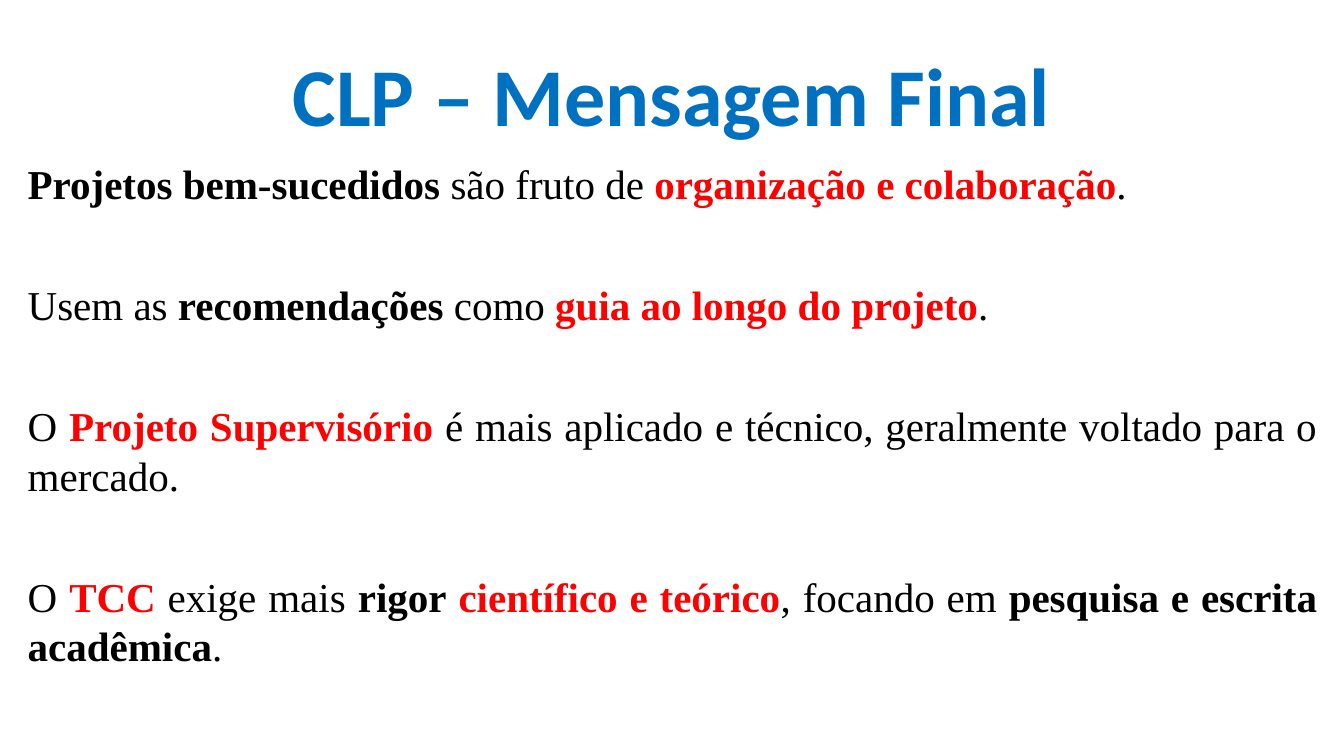
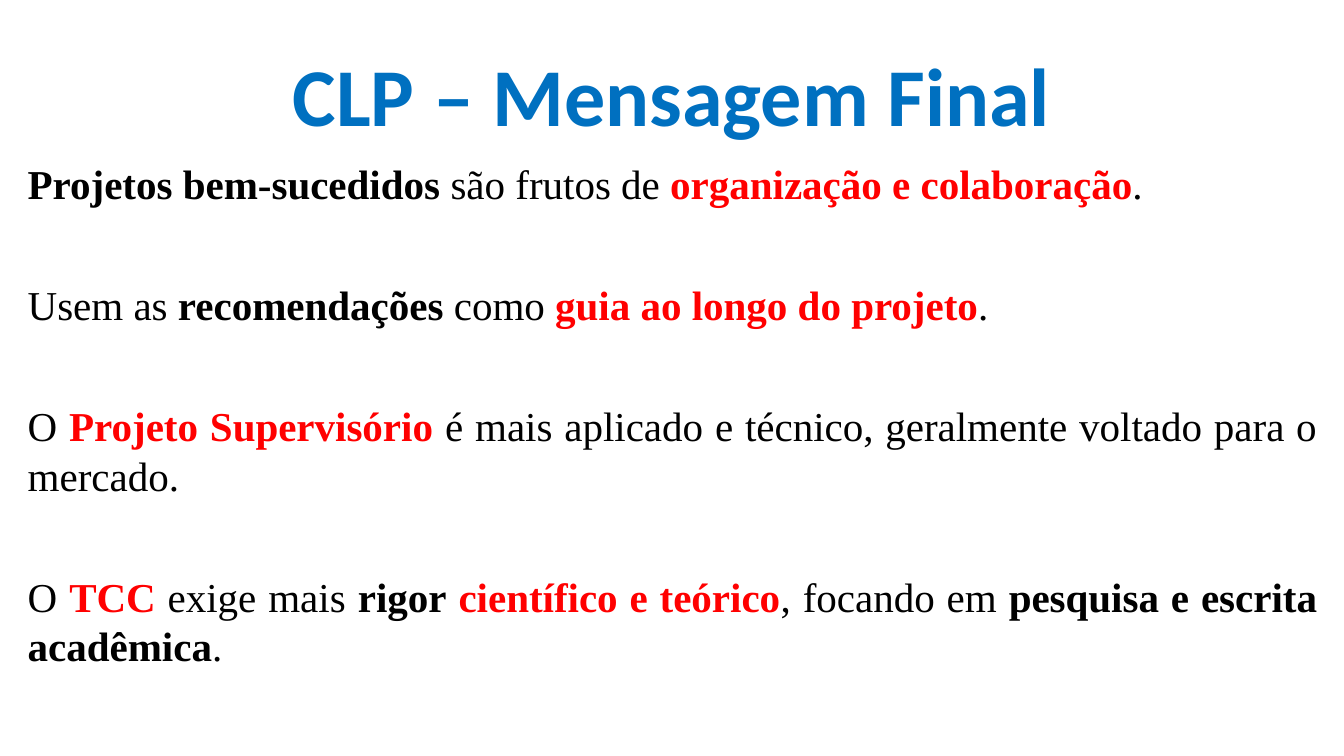
Before and after one commit to CloudEducationBrazil/WydenUniRuyControladoresLogicosProgCLP, a slide deck: slide 16 of 01 Classes/Aula10 - CLP - Recomendações Projetos Supervisórios.pptx. Drawn at 1344x756 pixels with LibreOffice and Linux fonts; fonts in the diff are those of the drawing; background and template pictures are left out. Boxes give left, top, right and bottom in pixels: in the first picture for what was removed or moved away, otherwise in the second. Text is boxed around its words. In the diff, an @@ line names an element or a change of style, - is before the commit and + after.

```diff
--- a/01 Classes/Aula10 - CLP - Recomendações Projetos Supervisórios.pptx
+++ b/01 Classes/Aula10 - CLP - Recomendações Projetos Supervisórios.pptx
@@ text at (28, 170, 1143, 207): text changed @@
-Projetos bem-sucedidos são fruto de organização e colaboração.
+Projetos bem-sucedidos são frutos de organização e colaboração.
```
Also in this commit, not shown: 1 other file.
